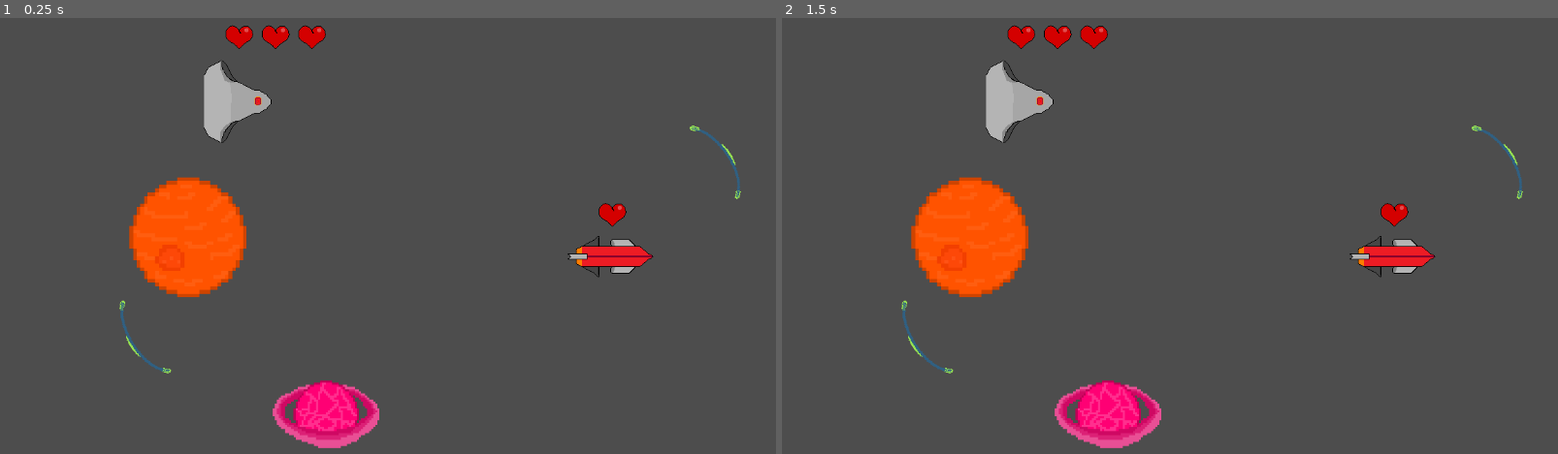
Above: before the commit, frames 1-2 (left to right).
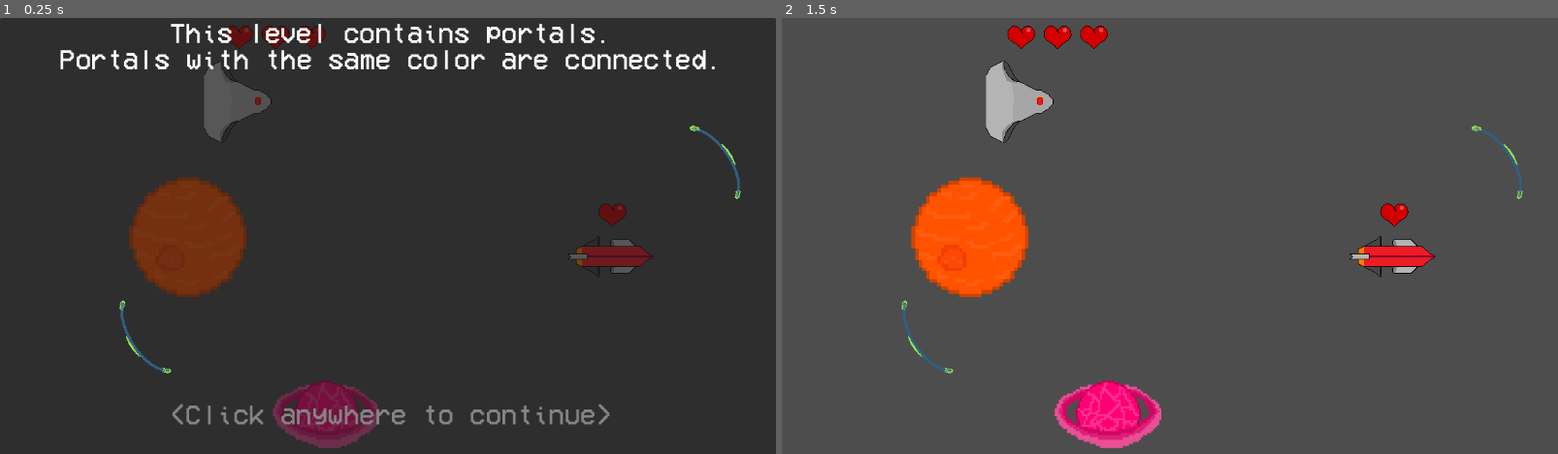
Above: after the commit, the same moments.

Repository: farkon00/GMTK2024
Game: Godot game, scene res://Levels/level2.tscn
Same seed, same stepped clock (60 frames per second), same inputs: the game is played once before the commit and once after it. This scene is started directly instead of the project's main scene. Sound files missing from this copy of the repository are replaced by a short silence.
Inputs (mouse positions are in pixels of both pictures, inside the frame that each line leads up to):
- Up to frame 1 (0.25 s): no input
- Up to frame 2 (1.5 s): tap Enter at 0.5 s; move the mouse to (1340, 214) at 0.52 s; click (1340, 214) at 0.67 s; tap Space at 1.25 s; move the mouse to (1014, 257) at 1.27 s; click (1014, 257) at 1.42 s

The runs differ from the first frame. In frame 1, 99% of the frame differs, in the area x 0-100%, y 0-100%; in frame 2, nothing differs.
Error before the commit: Invalid access to property or key 'currently_changing' on a base object of type 'Nil'. (res://Scripts/Player.gd:19)
Error after the commit: Invalid assignment of property or key 'timer_paused' with value of type 'bool' on a base object of type 'Nil'. (res://Scripts/PortalTutorialManager.gd:6)

Commit message:
Added tutorial for portal level(3)

Diff:
--- a/Levels/level2.tscn
+++ b/Levels/level2.tscn
@@ -6,15 +6,19 @@
 [ext_resource type="Texture2D" uid="uid://cq0kny86uh14m" path="res://Textures/Planets/Planet3.png" id="4_xbopm"]
 [ext_resource type="PackedScene" uid="uid://dfc3dbdyunhqd" path="res://Nodes/enemy_ship.tscn" id="5_r2gr1"]
 [ext_resource type="PackedScene" uid="uid://c8tds7dtmak5k" path="res://Nodes/portal.tscn" id="6_rgrgi"]
+[ext_resource type="Script" path="res://Scripts/PortalTutorialManager.gd" id="7_of5gb"]
+[ext_resource type="Theme" uid="uid://b7s4pdn6omblw" path="res://Themes/TutorialLabel.tres" id="8_eqlue"]
 
 [node name="Level" type="Node2D"]
 metadata/level_id = 2
 metadata/has_timer = true
 
 [node name="Player" parent="." instance=ExtResource("1_8aiaj")]
+process_mode = 4
 position = Vector2(353, 125)
 
 [node name="Planets" type="Node" parent="."]
+process_mode = 4
 
 [node name="Planet1" parent="Planets" instance=ExtResource("2_2vefl")]
 position = Vector2(277, 326)
@@ -31,16 +35,19 @@
 texture = ExtResource("4_xbopm")
 
 [node name="EnemyShips" type="Node" parent="."]
+process_mode = 4
 
 [node name="EnemyShip" parent="EnemyShips" instance=ExtResource("5_r2gr1")]
 position = Vector2(900, 354)
 
 [node name="Portal" parent="." node_paths=PackedStringArray("connects_to") instance=ExtResource("6_rgrgi")]
+z_index = 11
 position = Vector2(210, 477)
 rotation = -0.586144
 connects_to = NodePath("../Portal2")
 
 [node name="Portal2" parent="." node_paths=PackedStringArray("connects_to") instance=ExtResource("6_rgrgi")]
+z_index = 11
 position = Vector2(1072, 206)
 rotation = -0.586144
 connects_to = NodePath("../Portal")
@@ -55,6 +62,50 @@
 [node name="CollisionShape2D" parent="Portal2/Area2D" index="0"]
 position = Vector2(29.9951, 59.9999)
 
+[node name="PortalTutorialManager" type="Node" parent="."]
+script = ExtResource("7_of5gb")
+
+[node name="Panel" type="Panel" parent="PortalTutorialManager"]
+z_index = 10
+offset_right = 1152.0
+offset_bottom = 651.0
+
+[node name="WelcomeLabel" type="Label" parent="PortalTutorialManager/Panel"]
+z_index = 12
+layout_mode = 1
+anchors_preset = -1
+anchor_left = 0.112
+anchor_top = 0.062
+anchor_right = 0.112
+anchor_bottom = 0.062
+offset_left = -127.024
+offset_top = -37.362
+offset_right = 1029.98
+offset_bottom = 179.638
+theme = ExtResource("8_eqlue")
+theme_override_font_sizes/font_size = 40
+text = "This level contains portals.
+Portals with the same color are connected."
+horizontal_alignment = 1
+
+[node name="ContinueLabel" type="Label" parent="PortalTutorialManager/Panel"]
+z_index = 12
+layout_mode = 1
+anchors_preset = -1
+anchor_left = 0.112
+anchor_top = 0.062
+anchor_right = 0.112
+anchor_bottom = 0.062
+offset_left = -127.024
+offset_top = 529.638
+offset_right = 1029.98
+offset_bottom = 610.638
+theme = ExtResource("8_eqlue")
+theme_override_colors/font_color = Color(0.522724, 0.522724, 0.522724, 1)
+theme_override_font_sizes/font_size = 40
+text = "<Click anywhere to continue>"
+horizontal_alignment = 1
+
 [editable path="Planets/Planet1"]
 [editable path="Planets/Planet2"]
 [editable path="Portal2"]
--- a/Levels/tutorial.tscn
+++ b/Levels/tutorial.tscn
@@ -42,7 +42,6 @@
 offset_bottom = 651.0
 
 [node name="WelcomeLabel" type="Label" parent="TutorialManager/Panel"]
-visible = false
 z_index = 12
 layout_mode = 1
 anchors_preset = -1
@@ -155,6 +154,7 @@
 horizontal_alignment = 1
 
 [node name="GoodLuck" type="Label" parent="TutorialManager/Panel"]
+visible = false
 z_index = 12
 layout_mode = 1
 anchors_preset = -1
@@ -173,6 +173,7 @@
 horizontal_alignment = 1
 
 [node name="ProTip" type="Label" parent="TutorialManager/Panel"]
+visible = false
 z_index = 12
 layout_mode = 1
 anchors_preset = -1
--- a/Scripts/GameManager.gd
+++ b/Scripts/GameManager.gd
@@ -12,6 +12,7 @@
 
 var is_game_stopped: bool = true
 var level_timer_ms: float = 0
+var timer_paused: bool = false
 var currently_changing: Planet = null
 var enemy_ships: Array[EnemyShip] = []
 enum states {MainMenu, LevelSelect}
@@ -129,7 +130,8 @@
 	if is_game_stopped && laser_sound.playing:
 		laser_sound.stop()
 
-	level_timer_ms += delta * 1000
+	if !timer_paused:
+		level_timer_ms += delta * 1000
 	timer_label.text = get_timer_string()
 	if currently_changing != null:
 		if !laser_sound.playing:
--- /dev/null
+++ b/Scripts/PortalTutorialManager.gd
@@ -0,0 +1,25 @@
+extends Node
+
+
+var finished = false
+func _ready():
+    GameManager.instance.timer_paused = true
+
+func _input(event):
+    if !(event is InputEventMouseButton): return
+    if event.button_index != MOUSE_BUTTON_LEFT: return
+    if !event.pressed: return
+    $"../Player".process_mode = Node.PROCESS_MODE_INHERIT
+    $"../Planets".process_mode = Node.PROCESS_MODE_INHERIT
+    $"../EnemyShips".process_mode = Node.PROCESS_MODE_INHERIT
+    $"../Portal".z_index = 0
+    $"../Portal2".z_index = 0
+    $"Panel".visible = false
+    GameManager.instance.timer_paused = false
+    GameManager.instance.get_node("TimerUI").visible = true
+    finished = true
+    queue_free()
+
+func _process(_delta: float):
+    if !finished:
+        GameManager.instance.get_node("TimerUI").visible = false
Not shown: 1 places in Levels/level2.tscn that only renumber resources
Not shown: 1 places in Levels/level3.tscn that only renumber resources
Not shown: 1 places in Levels/level4.tscn that only renumber resources
Not shown: 1 places in Main.tscn that only renumber resources
